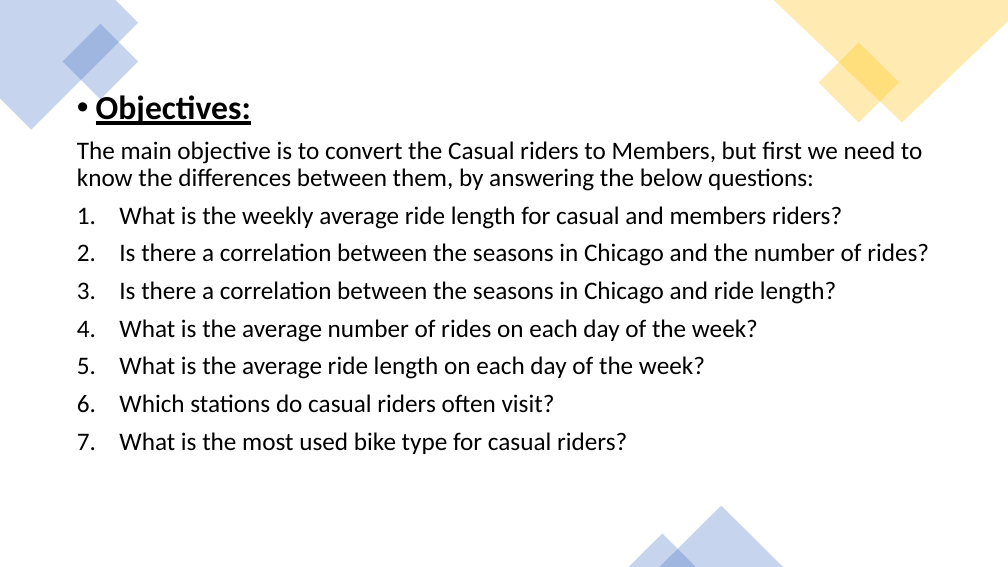
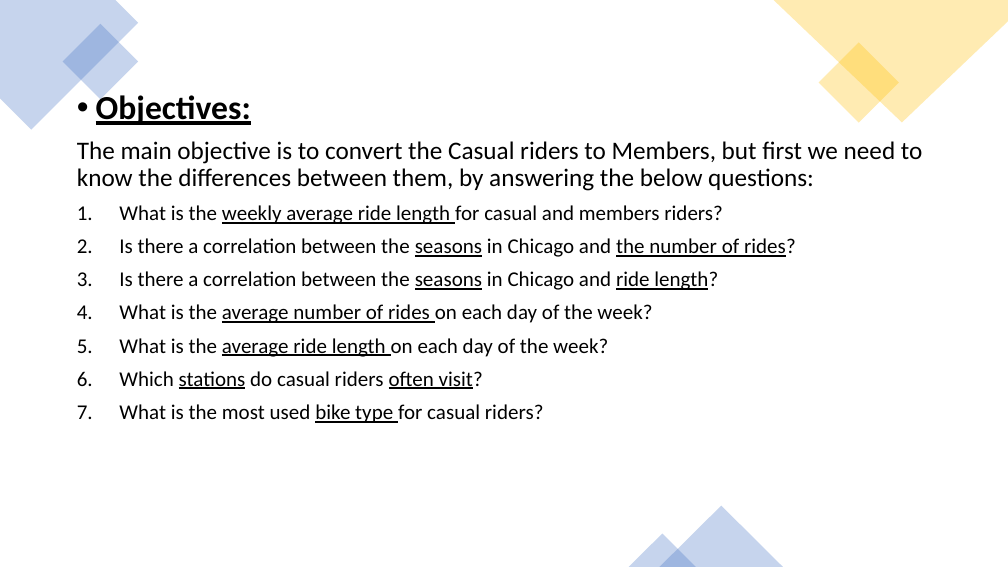
Before and after one commit to a7mdNasrr/Cyclistic-bike-share, a slide deck: slide 3 of Bike Share Presentation.pptx. Drawn at 1008x567 pixels with LibreOffice and Linux fonts; fonts in the diff are those of the drawing. Boxes give left, top, right and bottom in pixels: in the first picture for what was removed or moved away, otherwise in the second. Text is boxed around its words. In the diff, an @@ line names an element or a change of style, - is before the commit and + after.

```diff
--- a/Bike Share Presentation.pptx
+++ b/Bike Share Presentation.pptx
@@ text at (119, 205, 796, 423): size 24 to 20 pt in "What is the weekly average ride length ...", "Is there a correlation between the seasons ...", "Is there a correlation between the seasons ...", "What is the average number of rides ..." and 3 more places; underline on in "weekly average ride length", "seasons the number of rides?", "seasons ride length?", "average number of rides" and 3 more places @@
```
Also in this commit, not shown: 9 other slides changed, 3 slides added, 2 other files.
